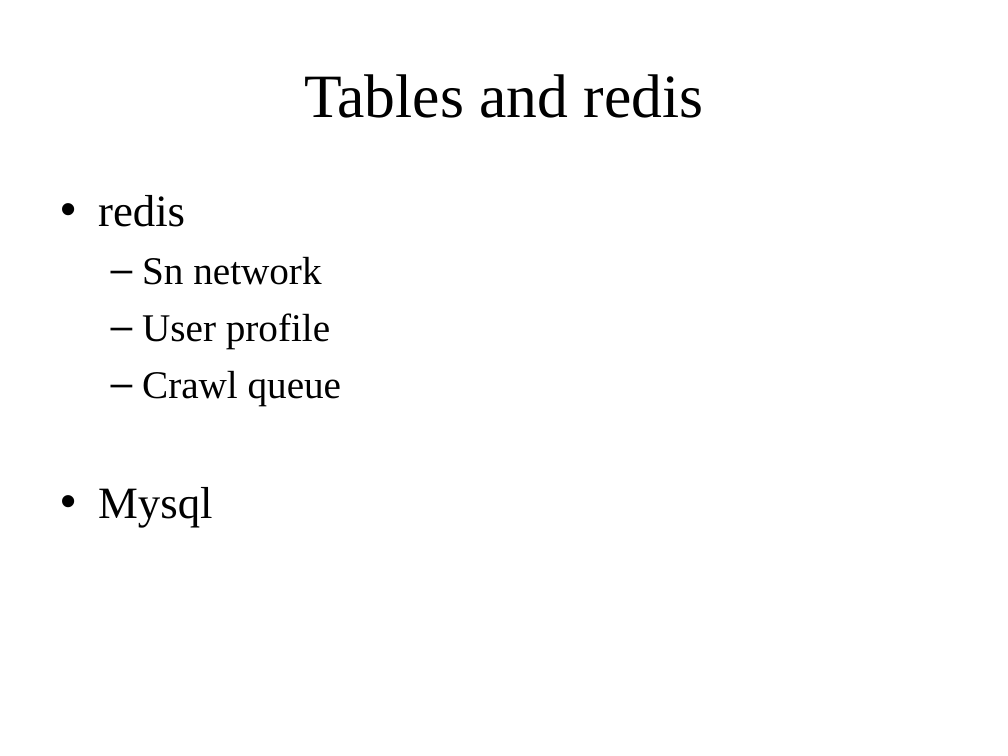
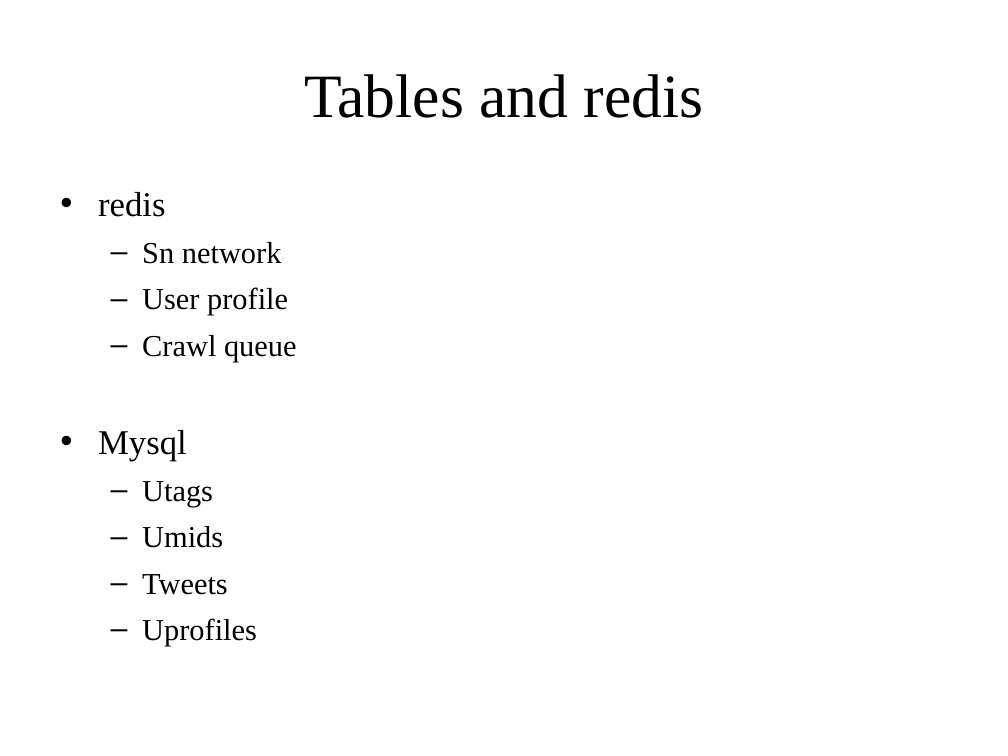
Before and after one commit to xiafan68/comdetection, a slide deck: slide 1 of doc/arch.ppt (slide 2 before the commit). Drawn at 1008x756 pixels with LibreOffice and Linux fonts; fonts in the diff are those of the drawing. Boxes give left, top, right and bottom in pixels: in the first picture for what was removed or moved away, otherwise in the second. Text is boxed around its words. In the diff, an @@ line names an element or a change of style, - is before the commit and + after.

```diff
--- a/doc/arch.ppt
+++ b/doc/arch.ppt
@@ text at (98, 192, 297, 460): size 32 to 24.8 pt in "redis", "Mysql"; size 28 to 21.7 pt in "Sn network", "User profile", "Crawl queue" @@
@@ text at (142, 481, 257, 646): paragraphs added @@
+  – Utags
+  – Umids
+  – Tweets
+  – Uprofiles
```
Also in this commit, not shown: 1 slide removed, 14 other files.
